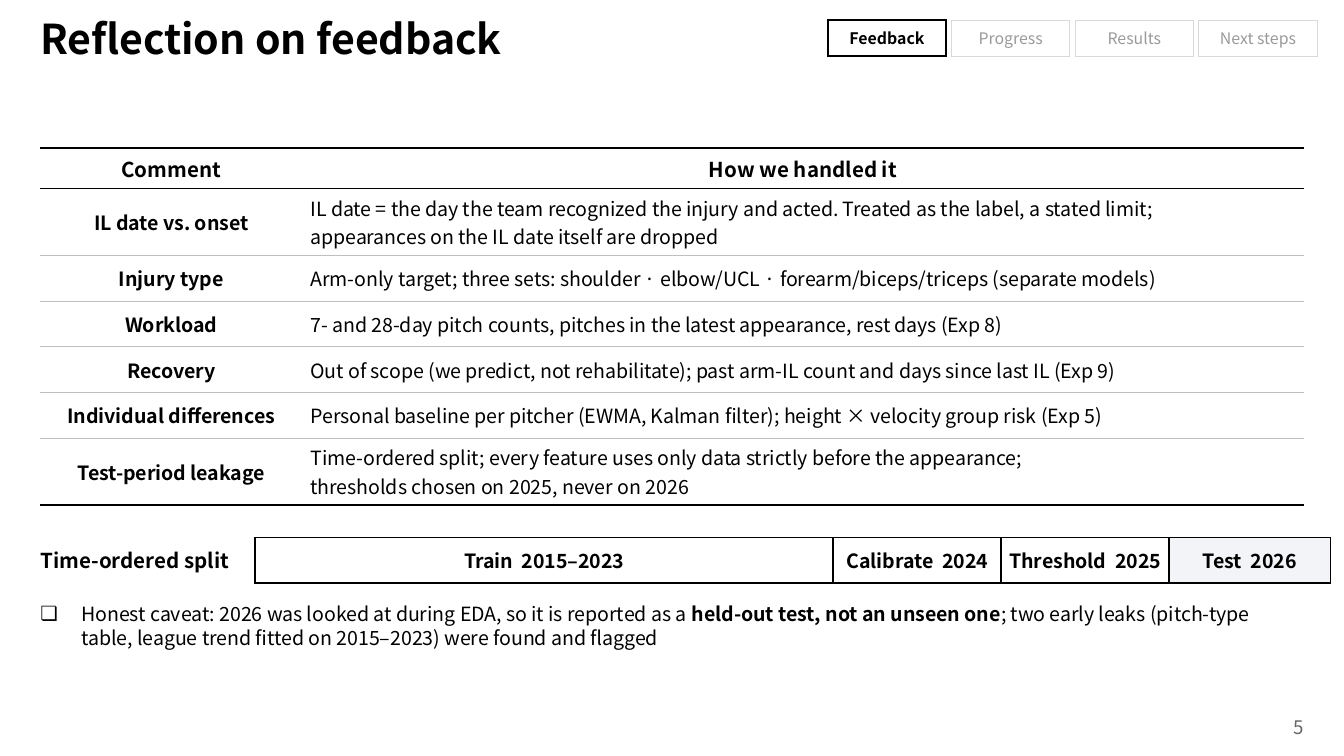
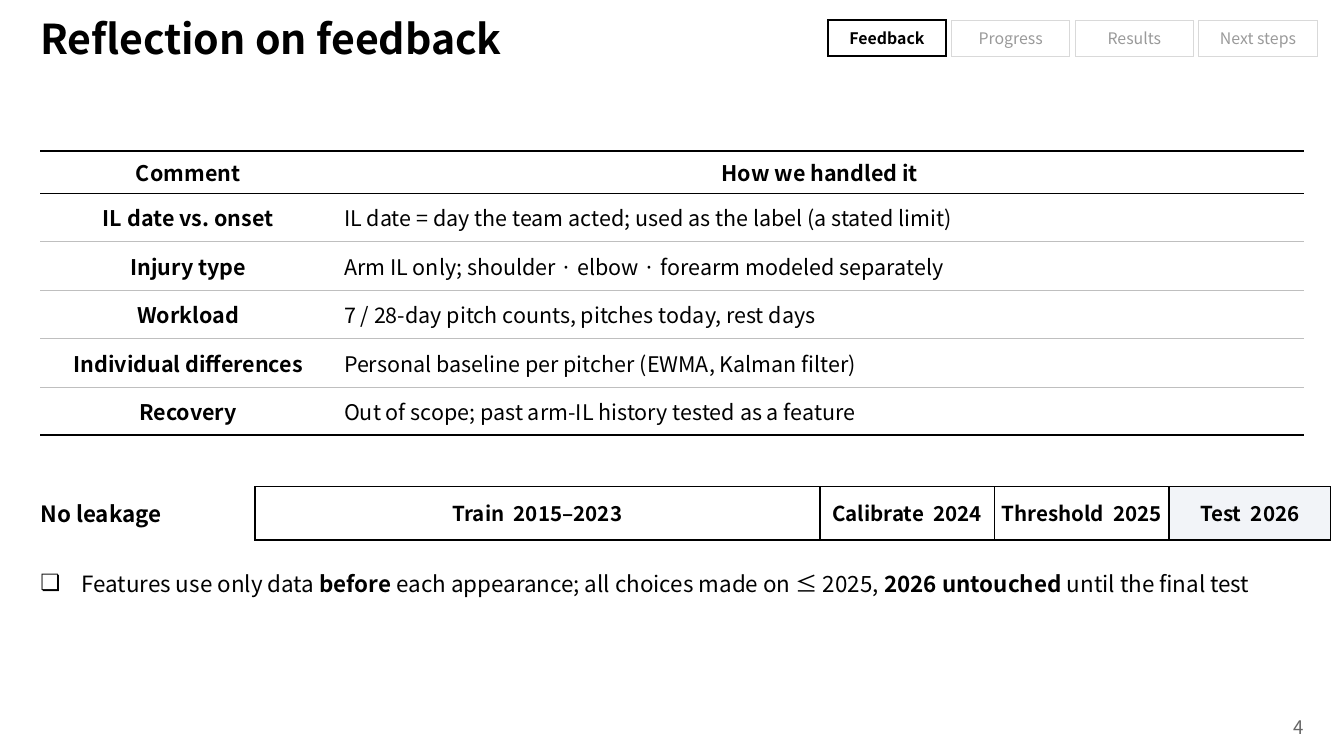
Before and after one commit to chirisjmmm/timeseries, a slide deck: slide 4 of presentation/Pitcher_Injury_Early_Warning_Midterm_EN.pptx (slide 5 before the commit). Drawn at 1344x756 pixels with LibreOffice and Linux fonts; fonts in the diff are those of the drawing; background and template pictures are left out. Boxes give left, top, right and bottom in pixels: in the first picture for what was removed or moved away, otherwise in the second. Text is boxed around its words. In the diff, an @@ line names an element or a change of style, - is before the commit and + after.

```diff
--- a/presentation/Pitcher_Injury_Early_Warning_Midterm_EN.pptx
+++ b/presentation/Pitcher_Injury_Early_Warning_Midterm_EN.pptx
@@ table at box(40, 151, 1304, 435) @@
-row 2: IL date vs. onset | IL date = the day the team recognized the injury and acted. Treated as the label, a stated limit; / appearances on the IL date itself are dropped
-row 3: Injury type | Arm-only target; three sets: shoulder · elbow/UCL · forearm/biceps/triceps (separate models)
-row 4: Workload | 7- and 28-day pitch counts, pitches in the latest appearance, rest days (Exp 8)
-row 5: Recovery | Out of scope (we predict, not rehabilitate); past arm-IL count and days since last IL (Exp 9)
-row 6: Individual differences | Personal baseline per pitcher (EWMA, Kalman filter); height × velocity group risk (Exp 5)
-row 7: Test-period leakage | Time-ordered split; every feature uses only data strictly before the appearance; / thresholds chosen on 2025, never on 2026
+row 2: IL date vs. onset | IL date = day the team acted; used as the label (a stated limit)
+row 3: Injury type | Arm IL only; shoulder · elbow · forearm modeled separately
+row 4: Workload | 7 / 28-day pitch counts, pitches today, rest days
+row 5: Individual differences | Personal baseline per pitcher (EWMA, Kalman filter)
+row 6: Recovery | Out of scope; past arm-IL history tested as a feature
@@ text at box(40, 504, 161, 527): text changed; size 11 to 12 pt @@
-Time-ordered split
+No leakage
@@ rectangle "Train 2015–2023": place and size @@
-rectangle "Train 2015–2023" at box(255, 538, 833, 583)
+rectangle "Train 2015–2023" at box(255, 487, 820, 540)
@@ size 10.5 to 11 pt in 4 elements at box(1169, 487, 1331, 540), box(255, 487, 820, 540), box(995, 487, 1169, 540), box(820, 487, 995, 540) @@
@@ rectangle "Calibrate 2024": place and size @@
-rectangle "Calibrate 2024" at box(833, 538, 1001, 583)
+rectangle "Calibrate 2024" at box(820, 487, 995, 540)
@@ rectangle "Threshold 2025": place and size @@
-rectangle "Threshold 2025" at box(1001, 538, 1169, 583)
+rectangle "Threshold 2025" at box(995, 487, 1169, 540)
@@ rectangle "Test 2026": place and size @@
-rectangle "Test 2026" at box(1169, 538, 1331, 583)
+rectangle "Test 2026" at box(1169, 487, 1331, 540)
@@ text at box(81, 574, 1249, 597): text changed; size 10.5 to 12 pt @@
-❏ Honest caveat: 2026 was looked at during EDA, so it is reported as a held-out test, not an unseen one; two early leaks (pitch-type table, league trend fitted on 2015–2023) were found and flagged
+❏ Features use only data before each appearance; all choices made on ≤ 2025, 2026 untouched until the final test
@@ page number at box(1294, 720, 1304, 734): text changed @@
-5
+4
```
Also in this commit, not shown: 6 other slides changed, 1 slide added, 5 slides removed, 2 other files.
